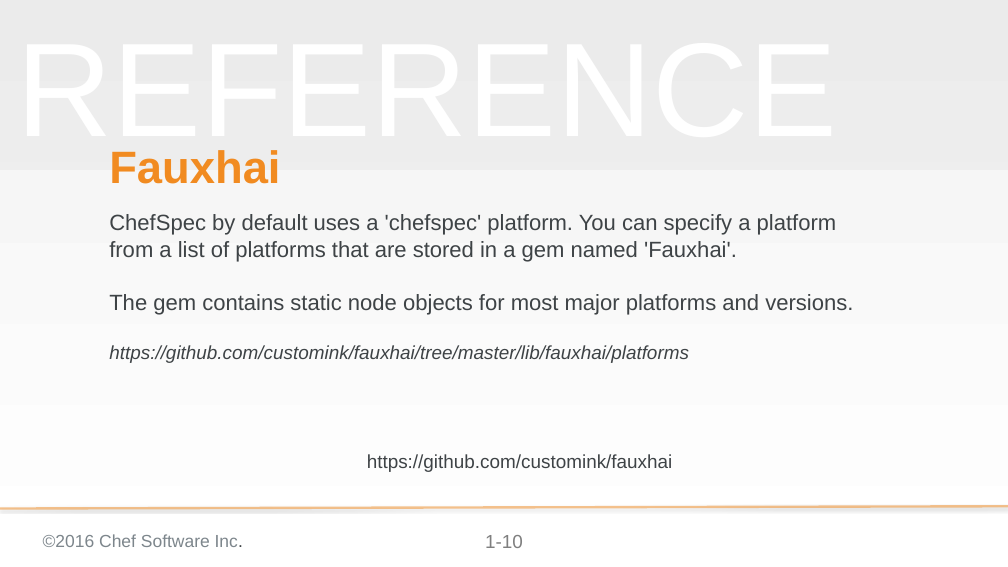
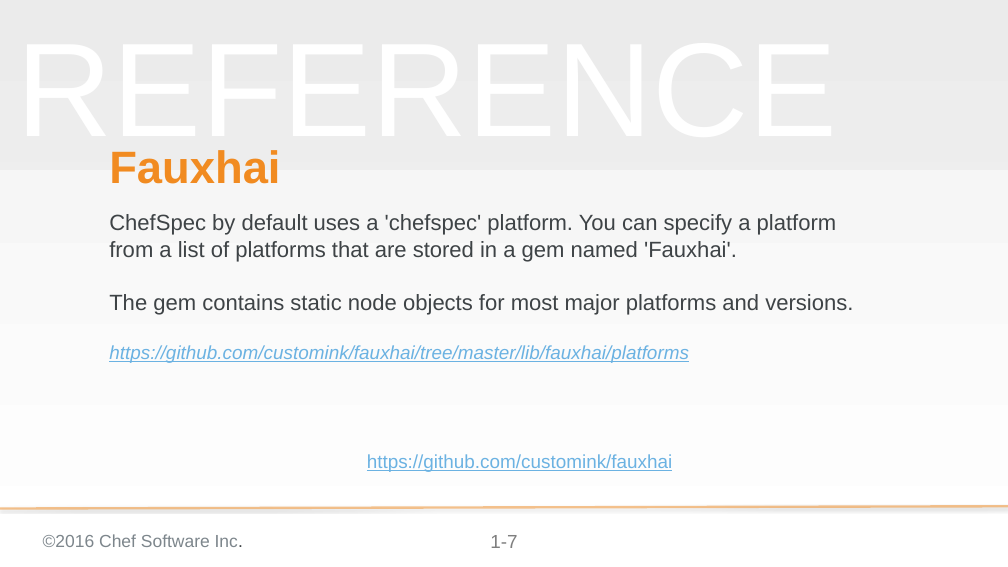
Before and after one commit to chef-training/test_driven_cookbook_development, a slide deck: slide 7 of 08-refactoring_for_multiple_platforms.pptx (slide 10 before the commit). Drawn at 1008x567 pixels with LibreOffice and Linux fonts; fonts in the diff are those of the drawing; background and template pictures are left out. Boxes give left, top, right and bottom in pixels: in the first picture for what was removed or moved away, otherwise in the second. Text is boxed around its words. In the diff, an @@ line names an element or a change of style, - is before the commit and + after.

```diff
--- a/08-refactoring_for_multiple_platforms.pptx
+++ b/08-refactoring_for_multiple_platforms.pptx
@@ subtitle at [109,345,689,363]: text colour #3E4346 to #6BB2E2, underline on in "https://github.com/customink/fauxhai/tree/master/lib/fauxhai ..." @@
@@ text "https://github.com/customink/fauxhai" at [367,454,673,472]: text colour #3E4346 to #6BB2E2, underline on @@
@@ page number at [490,535,517,548]: text changed @@
-1-10
+1-7
```
Also in this commit, not shown: 7 other slides changed.
